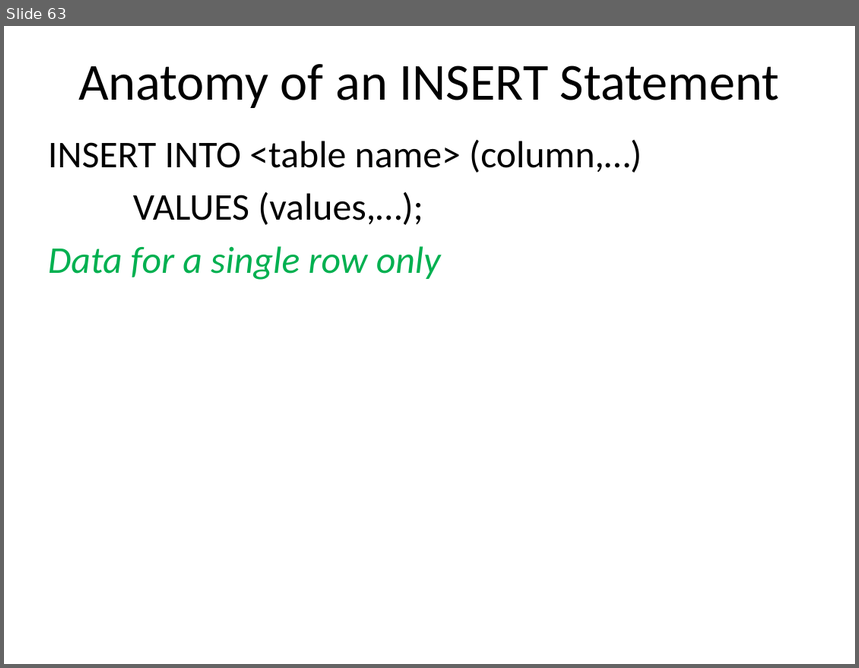
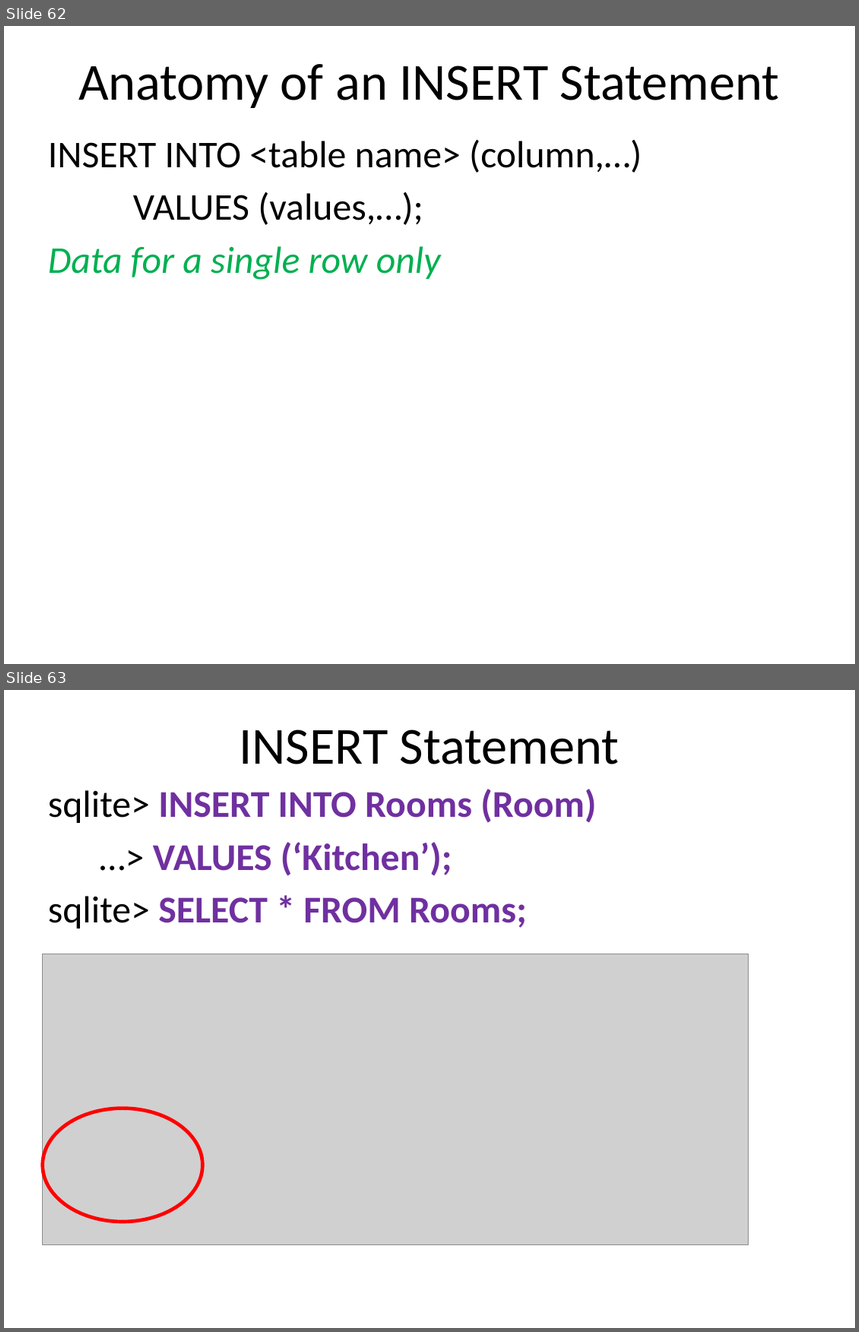
Before and after one commit to dykebert/GDI_Database_Training, a slide deck: Introduction to Databases and SQL.pptx. Shown one above the other, each under a label of ours: slide 63 before the commit, slides 62 and 63 after it. The pictures are 859x668 and 859x1332 pixels, drawn with LibreOffice and Linux fonts; fonts in the diff are those of the drawing; grey boxes stand for pictures. Boxes give left, top, right and bottom in pixels: in the first picture for what was removed or moved away, otherwise in the second. Text is boxed around its words. In the diff, an @@ line names an element or a change of style, - is before the commit and + after.

```diff
--- a/Introduction to Databases and SQL.pptx
+++ b/Introduction to Databases and SQL.pptx
@@ slide 63 added at [4,690,855,1328], background #FFFFFF @@
@@ title added at [239,730,620,764], 44 pt, text #000000 @@
+INSERT Statement
@@ text added at [48,789,596,929], 32 pt, text #7030A0, bold @@
+sqlite> INSERT INTO Rooms (Room)
+…> VALUES (‘Kitchen’);
+sqlite> SELECT * FROM Rooms;
@@ picture added at [42,954,749,1245] @@
@@ ellipse added at [42,1109,202,1222], outline #FF0000 3 pt @@
@@ what was slide 63 is now slide 62 @@
```
Also in this commit, not shown: 10 slides changed, 3 other slides added, 1 slide removed.
